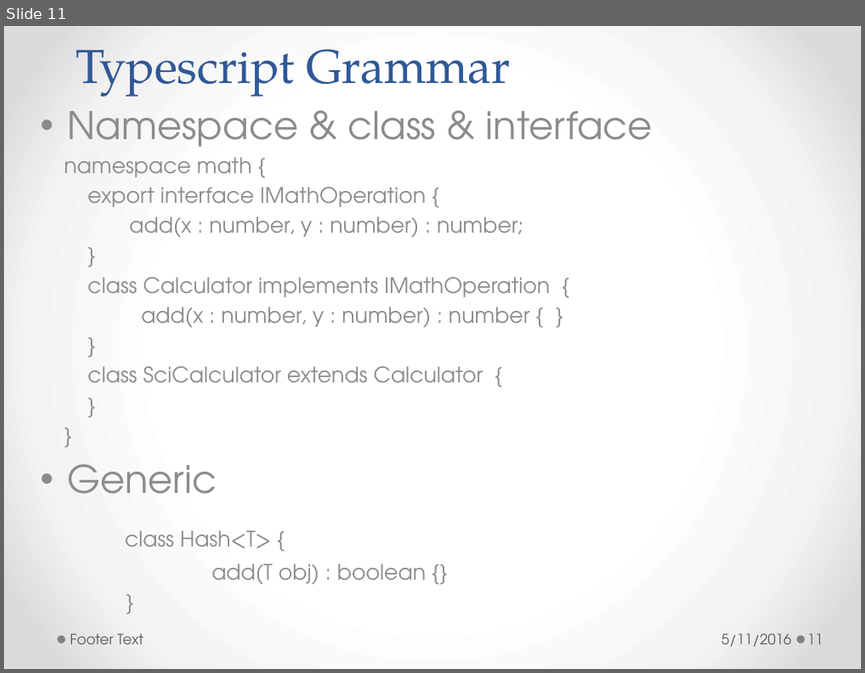
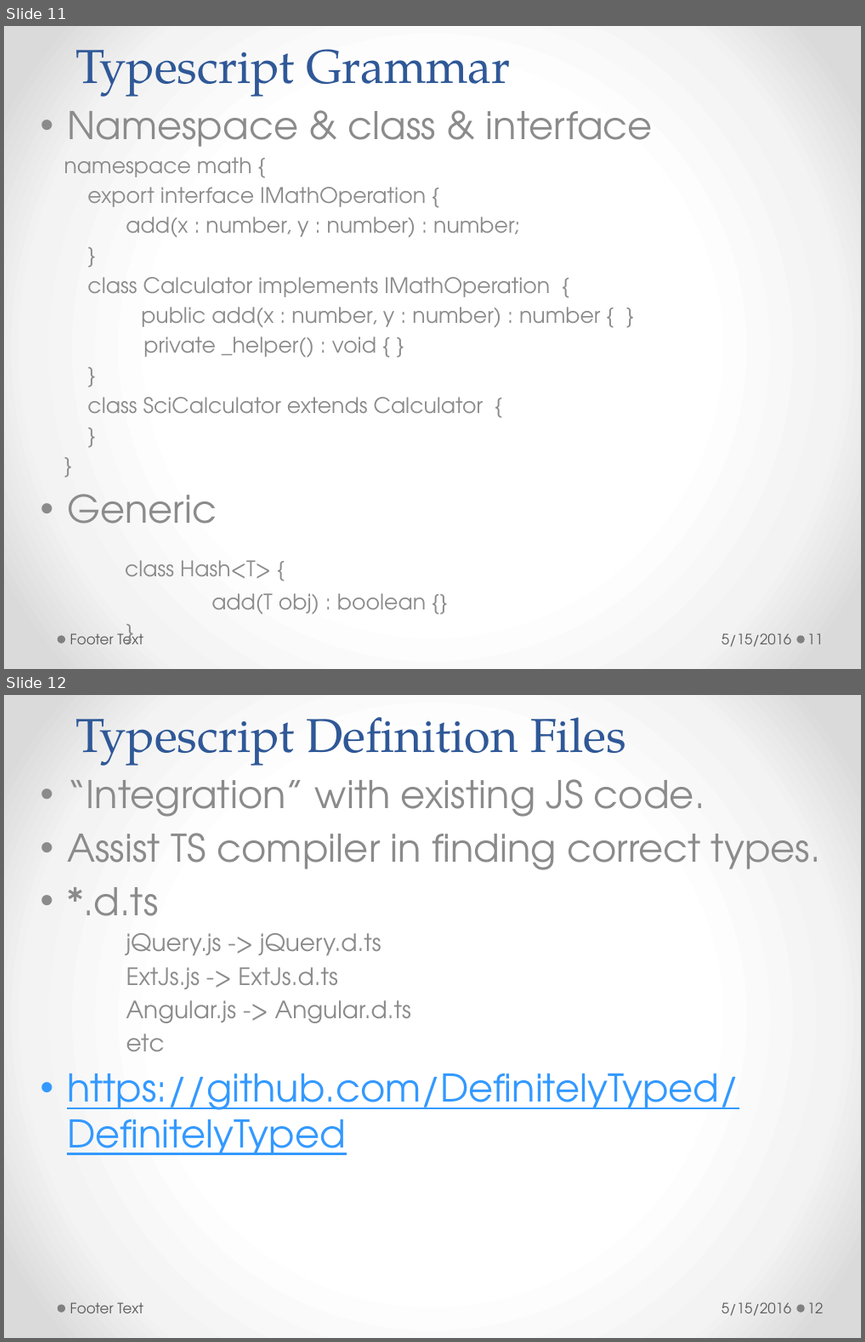
Before and after one commit to h-t-tran/brown, a slide deck: typescript/typescript brownbag.pptx. Shown one above the other, each under a label of ours: slide 11 before the commit, slides 11 and 12 after it. The pictures are 865x673 and 865x1342 pixels, drawn with LibreOffice and Linux fonts; fonts in the diff are those of the drawing. Boxes give left, top, right and bottom in pixels: in the first picture for what was removed or moved away, otherwise in the second. Text is boxed around its words. In the diff, an @@ line names an element or a change of style, - is before the commit and + after.

```diff
--- a/typescript/typescript brownbag.pptx
+++ b/typescript/typescript brownbag.pptx
@@ slide 12 added at (4,695,861,1338), background gradient #FFFFFF to #F4F4F4 to #DADADA; not listed: 2 template elements that a slide beside it also shows @@
@@ title added at (75,717,626,766), 40 pt, text #2F5897 @@
+Typescript Definition Files
@@ text added at (67,779,821,1155), 32 pt, text #8C8C8C @@
+• “Integration” with existing JS code.
+• Assist TS compiler in finding correct types.
+• *.d.ts
+    jQuery.js -> jQuery.d.ts
+    ExtJs.js -> ExtJs.d.ts
+    Angular.js -> Angular.d.ts
+    etc
+• https://github.com/DefinitelyTyped/DefinitelyTyped
@@ text added at (70,1302,143,1313), 12 pt, text #595959 @@
+Footer Text
@@ text added at (721,1302,791,1315), 12 pt, text #595959 @@
+5/15/2016
@@ page number added at (807,1302,823,1313), 12 pt, text #595959 @@
+12
@@ slide 11 changed as well @@
@@ text at (141,306,600,357): text changed @@
-add(x : number, y : number) : number { }
+public add(x : number, y : number) : number { }
+private _helper() : void { }
@@ text at (721,633,791,646): text changed @@
-5/11/2016
+5/15/2016
```
Also in this commit, not shown: 12 other slides changed, 1 other slide added, 28 other files.
